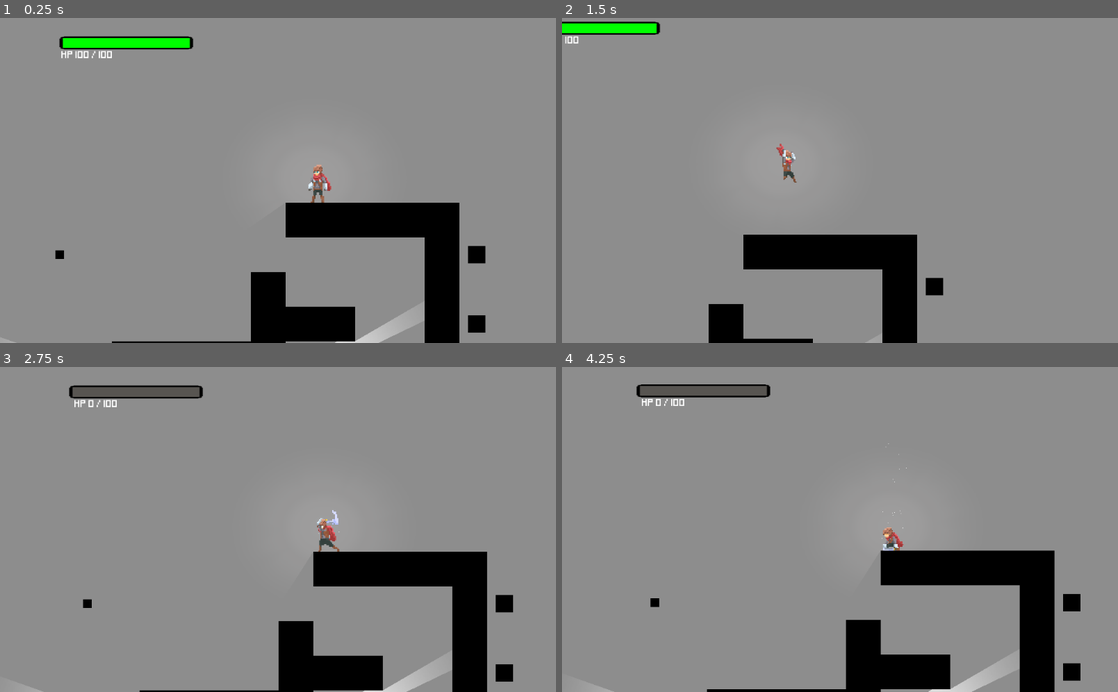
Above: before the commit, frames 1-4 (two rows, left to right).
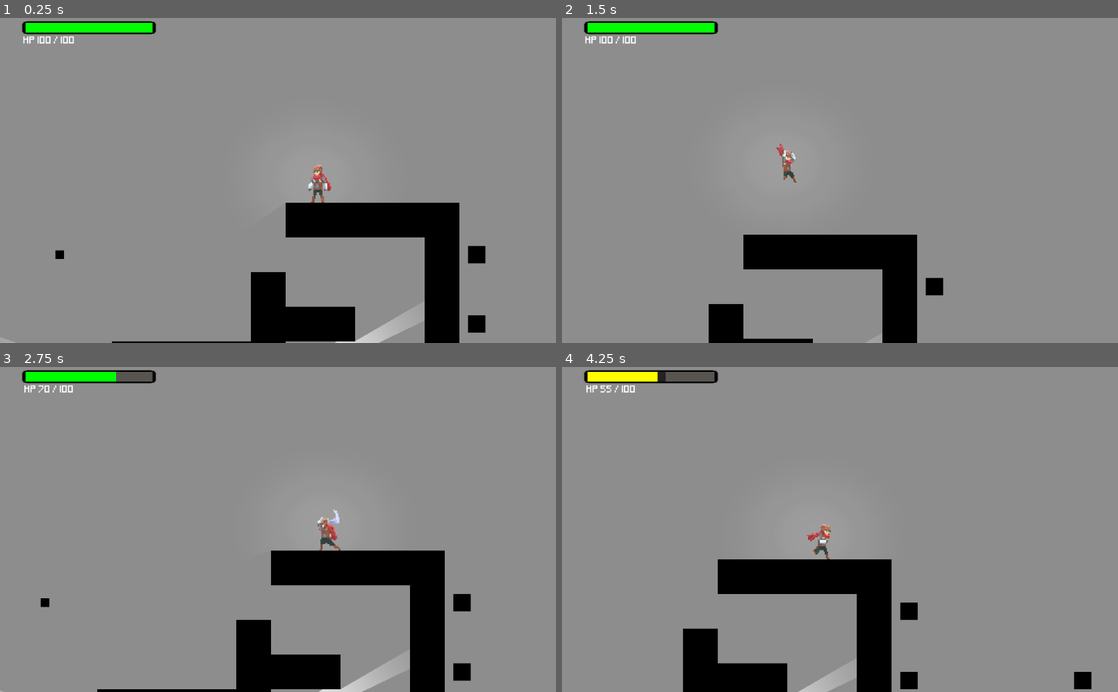
Above: after the commit, the same moments.

Repository: VicentGJ/ProyectoIP
Game: Godot game, scene res://scenes/world.tscn
Two runs of this game, one before a commit and one after it. Both use one fixed random seed, a clock stepped at 60 frames per second and the inputs below. The engine's default icon, where the game draws it, is replaced by a stand-in: a white triangle on a blue panel in a dark square.
Inputs (mouse positions are in pixels of both pictures, inside the frame that each line leads up to):
- Up to frame 1 (0.25 s): no input
- Up to frame 2 (1.5 s): move the mouse to (962, 164) at 0.52 s; hold Right (ui_right) from 0.53 s (still down); click (962, 164) at 0.6 s; tap Space (jump) at 0.77 s; tap Ctrl (slide) at 0.8, 1.35 s; move the mouse to (728, 196) at 1.27 s
- Up to frame 3 (2.75 s): tap Space (jump) at 1.52 s; tap T (test_action) at 1.55, 2.1 s; move the mouse to (333, 458) at 2.02 s; release Right (ui_right) at 2.03 s; hold Left (ui_left) from 2.03 s (still down); click (333, 458) at 2.3 s
- Up to frame 4 (4.25 s): move the mouse to (812, 594) at 2.77 s; release Left (ui_left) at 2.78 s; hold Right (ui_right) from 2.78 s (still down); click (812, 594) at 2.85 s; tap Space (jump) at 3.02, 3.77 s; tap Ctrl (slide) at 3.05, 3.6 s; move the mouse to (1006, 578) at 3.52 s; tap T (test_action) at 3.8 s

The runs differ from the first frame. In frame 1, 2.2% of the frame differs, in the area x 3-35%, y 0-13%; in frame 2, 0.9%; in frame 3, 12%; in frame 4, 17%, in the area x 3-96%, y 0-100%.

Commit message:
refactor: Various fixes to the Player's UI scene nodes

Diff:
--- a/scenes/health_bar.tscn
+++ b/scenes/health_bar.tscn
@@ -35,20 +35,33 @@
 "_edit_use_anchors_": false
 }
 
-[node name="health_over" type="TextureProgress" parent="."]
+[node name="health_over" type="TextureProgress" parent="health_under"]
 anchor_left = 0.1
 anchor_top = 0.183
 anchor_right = 0.1
 anchor_bottom = 0.183
-margin_left = -0.400002
-margin_top = 0.199992
-margin_right = 124.6
-margin_bottom = 40.2
-rect_scale = Vector2( 2, 1 )
+margin_left = -12.5
+margin_top = -7.32001
+margin_right = 112.5
+margin_bottom = 32.68
 value = 100.0
 texture_over = ExtResource( 2 )
 texture_progress = ExtResource( 1 )
 tint_progress = Color( 0, 1, 0, 1 )
+__meta__ = {
+"_edit_use_anchors_": false
+}
+
+[node name="current_hp" type="Label" parent="health_under"]
+margin_left = 2.0
+margin_top = 20.0
+margin_right = 97.0
+margin_bottom = 52.0
+rect_scale = Vector2( 0.5, 1 )
+custom_fonts/font = SubResource( 1 )
+text = "HP 100 / 100"
+align = 1
+valign = 1
 __meta__ = {
 "_edit_use_anchors_": false
 }
@@ -60,16 +73,3 @@
 [node name="low_hp_pulse" type="Tween" parent="."]
 repeat = true
 playback/repeat = true
-
-[node name="current_hp" type="Label" parent="."]
-margin_left = 106.0
-margin_top = 127.0
-margin_right = 201.0
-margin_bottom = 159.0
-custom_fonts/font = SubResource( 1 )
-text = "HP 100 / 100"
-align = 1
-valign = 1
-__meta__ = {
-"_edit_use_anchors_": false
-}
--- a/scenes/player.tscn
+++ b/scenes/player.tscn
@@ -388,10 +388,6 @@
 switch_mode = 2
 auto_advance = true
 
-[sub_resource type="AnimationNodeStateMachineTransition" id=84]
-switch_mode = 2
-auto_advance = true
-
 [sub_resource type="AnimationNodeStateMachineTransition" id=85]
 switch_mode = 2
 
@@ -415,6 +411,10 @@
 switch_mode = 2
 
 [sub_resource type="AnimationNodeStateMachineTransition" id=97]
+switch_mode = 2
+auto_advance = true
+
+[sub_resource type="AnimationNodeStateMachineTransition" id=100]
 switch_mode = 2
 auto_advance = true
 
@@ -432,11 +432,11 @@
 states/climb/node = SubResource( 23 )
 states/climb/position = Vector2( 179.687, -314.783 )
 states/combo1/node = SubResource( 79 )
-states/combo1/position = Vector2( -624.876, -199.856 )
+states/combo1/position = Vector2( -586.876, -225.856 )
 states/combo2/node = SubResource( 80 )
 states/combo2/position = Vector2( -763.876, -147.487 )
 states/combo3/node = SubResource( 81 )
-states/combo3/position = Vector2( -624.876, -92.856 )
+states/combo3/position = Vector2( -586.876, -122.856 )
 states/crouch/node = SubResource( 24 )
 states/crouch/position = Vector2( 108.687, 203.835 )
 states/die/node = SubResource( 25 )
@@ -459,10 +459,10 @@
 states/run/position = Vector2( 108.687, -79.856 )
 states/slide/node = SubResource( 33 )
 states/slide/position = Vector2( 317.687, 31.144 )
-transitions = [ "idle", "attack_1", SubResource( 34 ), "idle …(670 unchanged characters)… "combo2", "combo3", SubResource( 83 ), "combo3", "combo1", SubResource( 84 ), "slide", "climb", SubResource( 85 ), "fall", "air_attack", SubResource( 87 ), "air_attack", "fall", SubResource( 88 ), "fall", "air_dash", SubResource( 91 ), "idle", "hurt", SubResource( 93 ), "hurt", "die", SubResource( 94 ), "hurt", "idle", SubResource( 95 ), "air_dash", "fall", SubResource( 96 ), "attack_3", "idle_sword", SubResource( 97 ) ]
+transitions = [ "idle", "attack_1", SubResource( 34 ), "idle …(670 unchanged characters)… "combo2", "combo3", SubResource( 83 ), "slide", "climb", SubResource( 85 ), "fall", "air_attack", SubResource( 87 ), "air_attack", "fall", SubResource( 88 ), "fall", "air_dash", SubResource( 91 ), "idle", "hurt", SubResource( 93 ), "hurt", "die", SubResource( 94 ), "hurt", "idle", SubResource( 95 ), "air_dash", "fall", SubResource( 96 ), "attack_3", "idle_sword", SubResource( 97 ), "combo3", "combo1", SubResource( 100 ) ]
 start_node = "idle"
 end_node = "die"
-graph_offset = Vector2( -849.162, -93.6176 )
+graph_offset = Vector2( -849.162, -474.608 )
 
 [sub_resource type="AnimationNodeStateMachinePlayback" id=19]
 
@@ -665,31 +665,16 @@
 "_edit_lock_": true
 }
 
-[node name="HealthBar" parent="." instance=ExtResource( 3 )]
-margin_left = -457.0
-margin_top = -268.0
-margin_right = -457.0
-margin_bottom = -268.0
-
-[node name="health_under" parent="HealthBar" index="0"]
+[node name="CanvasLayer" type="CanvasLayer" parent="."]
+
+[node name="HealthBar" parent="CanvasLayer" instance=ExtResource( 3 )]
+
+[node name="health_under" parent="CanvasLayer/HealthBar" index="0"]
 margin_left = -29.0
 margin_top = 2.0
 margin_right = 96.0
 margin_bottom = 42.0
 tint_progress = Color( 0.141176, 0.141176, 0.141176, 1 )
-
-[node name="health_over" parent="HealthBar" index="1"]
-anchor_left = 0.0
-margin_left = -29.0
-margin_top = 3.0
-margin_right = 96.0
-margin_bottom = 43.0
-
-[node name="current_hp" parent="HealthBar" index="5"]
-margin_left = -23.0
-margin_top = 24.0
-margin_right = 72.0
-margin_bottom = 56.0
 
 [connection signal="timeout" from="attack_delay" to="." method="_on_attack_delay_timeout"]
 [connection signal="timeout" from="sliding" to="." method="_on_sliding_timeout"]
@@ -700,7 +685,6 @@
 [connection signal="timeout" from="Area2D/attacking_2" to="." method="_on_attacking_2_timeout"]
 [connection signal="timeout" from="Area2D/attacking_3" to="." method="_on_attacking_3_timeout"]
 [connection signal="timeout" from="Camera2D/camera_timer" to="." method="_on_camera_timer_timeout"]
-[connection signal="value_changed" from="HealthBar/health_under" to="." method="_on_health_under_value_changed"]
-[connection signal="value_changed" from="HealthBar/health_over" to="." method="_on_health_over_value_changed"]
-
-[editable path="HealthBar"]
+[connection signal="value_changed" from="CanvasLayer/HealthBar/health_under" to="." method="_on_health_under_value_changed"]
+
+[editable path="CanvasLayer/HealthBar"]
--- a/scenes/world.tscn
+++ b/scenes/world.tscn
@@ -43,29 +43,5 @@
 flip_h = true
 region_rect = Rect2( 155.443, 301.766, 189.514, 35.4755 )
 
-[node name="HealthBar" parent="player" index="17"]
-margin_left = -425.0
-margin_top = -319.0
-margin_right = -425.0
-margin_bottom = -319.0
-
-[node name="health_under" parent="player/HealthBar" index="0"]
-margin_left = -53.0
-margin_top = 50.0
-margin_right = 72.0
-margin_bottom = 90.0
-
-[node name="health_over" parent="player/HealthBar" index="1"]
-margin_left = -53.0
-margin_top = 50.0
-margin_right = 72.0
-margin_bottom = 90.0
-
-[node name="current_hp" parent="player/HealthBar" index="5"]
-margin_left = -48.0
-margin_top = 69.0
-margin_right = 47.0
-margin_bottom = 101.0
-
 [editable path="player"]
-[editable path="player/HealthBar"]
+[editable path="player/CanvasLayer/HealthBar"]
--- a/scripts/Player.gd
+++ b/scripts/Player.gd
@@ -195,7 +195,7 @@
 	var attack = Input.is_action_just_pressed("attack")
 
 	if Input.is_action_just_pressed("test_action"): #t to test the animation
-		$HealthBar.hp_change(80) #cambiar por la señal de colision de daño o curacion [ > 0 damage, < 0 heal ]t
+		$CanvasLayer/HealthBar.hp_change(15) #cambiar por la señal de colision de daño o curacion [ > 0 damage, < 0 heal ]
 
 	if not crouching and not sliding and not attacking and not looking_up and not climbing and not inmunity:
 		restore_playerProperty()
--- a/scripts/health_bar.gd
+++ b/scripts/health_bar.gd
@@ -1,6 +1,6 @@
 extends Control
 
-onready var health_over = $health_over
+onready var health_over = $health_under/health_over
 onready var health_under = $health_under
 onready var update_tween = $update_hp_bar
 onready var hp_pulse = $low_hp_pulse
@@ -48,4 +48,4 @@
 
 
 func numeric_hpCount(value):
-	$current_hp.text = "HP " + str(round(value)) + " / " + str($health_over.max_value)
+	$health_under/current_hp.text = "HP " + str(round(value)) + " / " + str(health_over.max_value)
